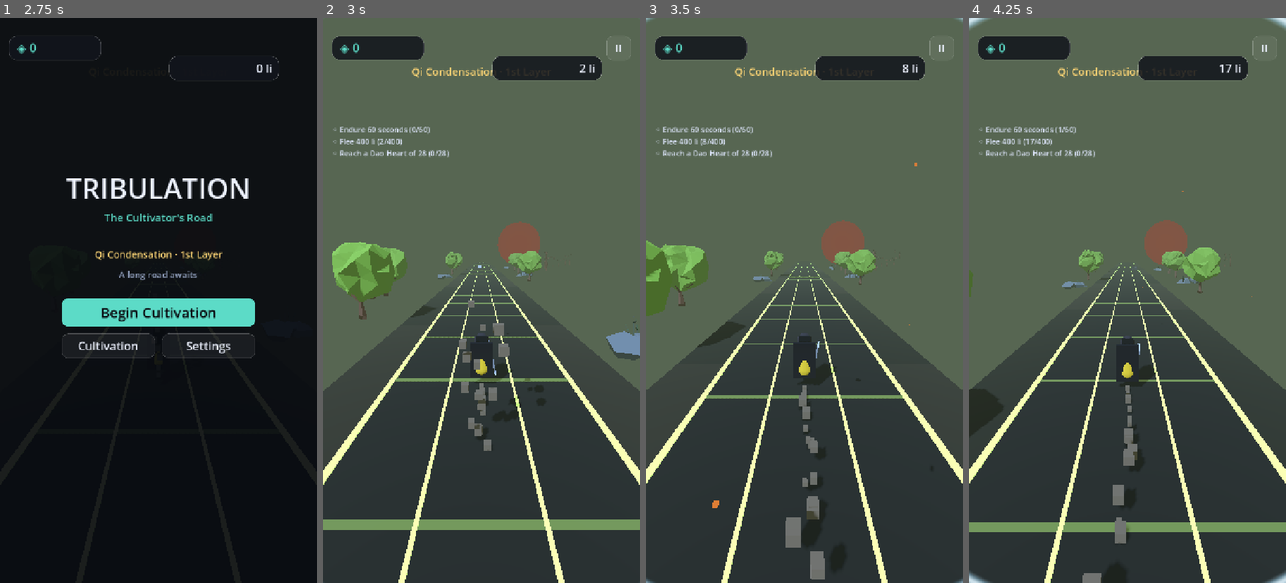
Above: before the commit, frames 1-4 (left to right).
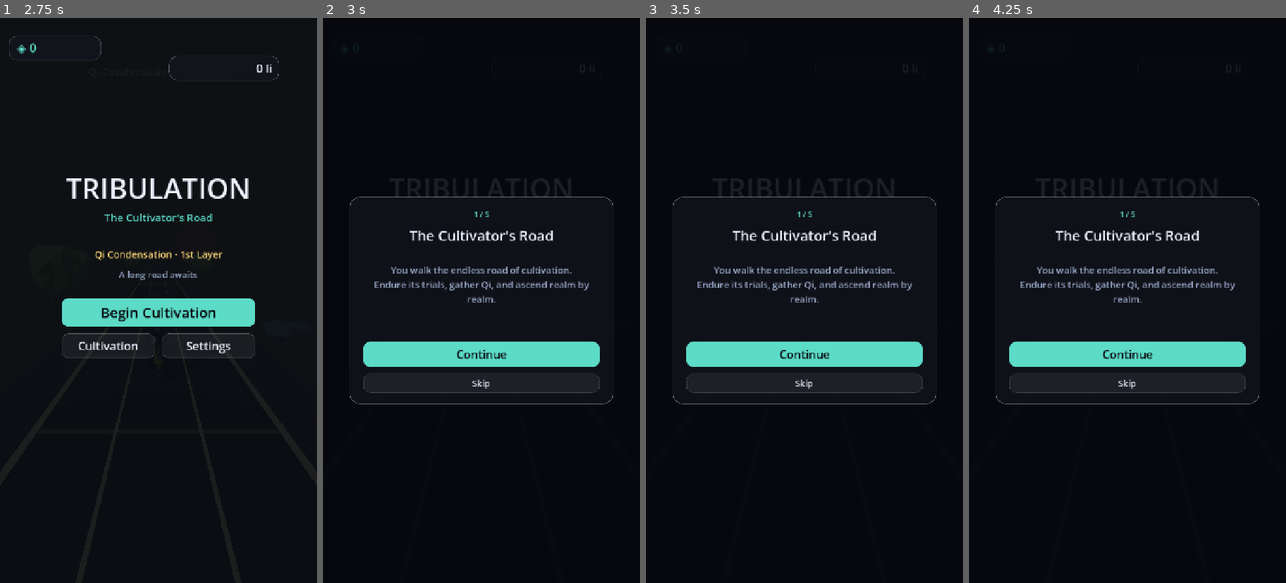
Above: after the commit, the same moments.

Repository: DanielEleojo/tribulation
Game: Godot game, scene res://scenes/splash.tscn
Two runs of this game, one before a commit and one after it. Both use one fixed random seed, a clock stepped at 60 frames per second and the inputs below.
Inputs (mouse positions are in pixels of both pictures, inside the frame that each line leads up to):
- Up to frame 1 (2.75 s): tap Enter (restart) at 0.5, 1.25, 2 s; move the mouse to (228, 272) at 0.52 s; hold Right (move_right) 0.53-1.25 s; hold Down (slide) 0.53-1.25 s; click (228, 272) at 0.67 s; tap Space (jump) at 0.77, 0.8, 1.07 s; drag from (95, 328) to (142, 413) at 1.27 s; move the mouse to (190, 176) at 2.02 s; hold Right (move_right) from 2.03 s (still down); hold Space (jump) from 2.03 s (still down); tap F (slash) at 2.1 s; click (190, 176) at 2.17 s
- Up to frame 2 (3 s): release Right (move_right) at 2.75 s; release Space (jump) at 2.75 s; click "Begin Cultivation" at 2.75 s
- Up to frame 3 (3.5 s): no input
- Up to frame 4 (4.25 s): click (1127, 311) at 3.5 s, where only the run after the commit has a clickable "Begin Cultivation"

Frame 1 is identical in both runs. In frame 2, 96% of the frame differs, in the area x 0-100%, y 0-100%; in frame 3, 96%; in frame 4, 96%.

Commit message:
T1: onboarding tutorial — coached first-run controls
- 5-step overlay (intro/lane/leap/slide/ascend) on first launch before the run
- gesture detection via overlay gui_input + key polling; Skip + Esc to bail
- persisted ([meta]tutorial_done); replay from Settings -> How to Play
- start_game() gates first run into the tutorial, then resumes
- headless: triggers, advances, finishes+persists, relaunch skips

Co-Authored-By: Claude Opus 4.8 (1M context) <noreply@anthropic.com>

Diff:
--- a/scripts/game.gd
+++ b/scripts/game.gd
@@ -48,6 +48,16 @@
 var _autosave_t: float = 20.0
 var _spent: int = 0                    # lifetime stones spent on upgrades (realm uses EARNED `total`)
 var _upgrades: Dictionary = {}         # id -> level, persisted
+
+# --- onboarding + retention meta (all persisted) ---
+var _tutorial_done: bool = false       # first-run controls tutorial shown?
+var _daily_last_day: int = -1          # day-number (UTC) of the last daily Qi claim
+var _daily_streak: int = 0             # consecutive-day claim streak
+var _stat_runs: int = 0                # lifetime runs begun
+var _stat_foes: int = 0                # lifetime foes slain
+var _stat_tribs: int = 0              # lifetime Tribulations survived
+var _stat_deaths: int = 0             # lifetime deaths
+var _ach_unlocked: Array = []          # earned achievement ids
 
 # --- Audio settings (0..1 linear), persisted in [audio]; applied to audio buses ---
 var _music_vol: float = 0.8
@@ -648,6 +658,15 @@
 		_music_vol = clampf(float(c.get_value("audio", "music", 0.8)), 0.0, 1.0)
 		_sfx_vol = clampf(float(c.get_value("audio", "sfx", 0.9)), 0.0, 1.0)
 		_muted = bool(c.get_value("audio", "muted", false))
+		_tutorial_done = bool(c.get_value("meta", "tutorial_done", false))
+		_daily_last_day = int(c.get_value("daily", "last_day", -1))
+		_daily_streak = int(c.get_value("daily", "streak", 0))
+		_stat_runs = int(c.get_value("stats", "runs", 0))
+		_stat_foes = int(c.get_value("stats", "foes", 0))
+		_stat_tribs = int(c.get_value("stats", "tribs", 0))
+		_stat_deaths = int(c.get_value("stats", "deaths", 0))
+		var au = c.get_value("ach", "unlocked", "")
+		_ach_unlocked = (String(au).split(",", false)) if String(au) != "" else []
 
 func _save() -> void:
 	var c := ConfigFile.new()
@@ -661,6 +680,14 @@
 	c.set_value("audio", "music", _music_vol)
 	c.set_value("audio", "sfx", _sfx_vol)
 	c.set_value("audio", "muted", _muted)
+	c.set_value("meta", "tutorial_done", _tutorial_done)
+	c.set_value("daily", "last_day", _daily_last_day)
+	c.set_value("daily", "streak", _daily_streak)
+	c.set_value("stats", "runs", _stat_runs)
+	c.set_value("stats", "foes", _stat_foes)
+	c.set_value("stats", "tribs", _stat_tribs)
+	c.set_value("stats", "deaths", _stat_deaths)
+	c.set_value("ach", "unlocked", ",".join(_ach_unlocked))
 	c.save("user://tribulation.cfg")
 
 ## Called by the player after a slash kills enemies. Charges Qi; bursts at max.
@@ -865,8 +892,20 @@
 		or Input.is_action_just_pressed("move_right") \
 		or Input.is_action_just_pressed("restart")
 
+## First-ever start teaches the controls before the run begins; the tutorial then
+## calls back into start_game() once tutorial_done is set.
+func mark_tutorial_done() -> void:
+	_tutorial_done = true
+	_save()
+
+func is_tutorial_done() -> bool:
+	return _tutorial_done
+
 func start_game() -> void:
 	if started:
+		return
+	if not _tutorial_done and _hud != null and _hud.has_method("begin_tutorial"):
+		_hud.begin_tutorial(true)
 		return
 	started = true
 	_sfx("start")
--- a/scripts/hud.gd
+++ b/scripts/hud.gd
@@ -66,6 +66,33 @@
 var _death_stats: Label
 var _paused: bool = false
 
+# ---- onboarding tutorial ----
+var _tut_root: Control
+var _tut_count: Label
+var _tut_title: Label
+var _tut_body: Label
+var _tut_cont: Button
+var _tut_skip: Button
+var _tut_active: bool = false
+var _tut_step: int = 0
+var _tut_then_start: bool = false
+var _tut_touch_start: Vector2 = Vector2.ZERO
+var _tut_touching: bool = false
+const _TUT_STEPS := [
+	{"type": "info", "title": "The Cultivator's Road",
+	 "body": "You walk the endless road of cultivation.\nEndure its trials, gather Qi, and ascend realm by realm.",
+	 "btn": "Continue"},
+	{"type": "gesture", "need": ["left", "right"], "title": "Change Lane",
+	 "body": "Swipe LEFT or RIGHT   ( ◀ ▶ / A · D )\nto step between the three lanes.\n\nTry it now."},
+	{"type": "gesture", "need": ["up"], "title": "Leap",
+	 "body": "Swipe UP   ( ▲ / Space )\nto leap over Stone Wards.\n\nTry it now."},
+	{"type": "gesture", "need": ["down"], "title": "Slide",
+	 "body": "Swipe DOWN   ( ▼ / S )\nto slide under Spirit Barriers.\n\nTry it now."},
+	{"type": "info", "title": "Ascend",
+	 "body": "New arts awaken as you ascend — Qi Leap, sword-qi, even flight. Your major realm is saved; a fall costs only this layer's progress.",
+	 "btn": "Begin Cultivation"},
+]
+
 
 func _game():
 	if _game_ref == null:
@@ -85,6 +112,7 @@
 	_build_pause()
 	_build_settings()
 	_build_death()
+	_build_tutorial()
 	call_deferred("_build_shop")
 
 
@@ -438,6 +466,11 @@
 
 	var sp2 := Control.new(); sp2.size_flags_vertical = Control.SIZE_EXPAND_FILL; v.add_child(sp2)
 
+	var howto := _btn("How to Play", "ghost", 22)
+	howto.custom_minimum_size = Vector2(0, 54)
+	howto.pressed.connect(func(): _show_overlay(_settings_root, false); begin_tutorial(false))
+	v.add_child(howto)
+
 	_reset_btn = _btn("Reset Cultivation", "danger", 22)
 	_reset_btn.custom_minimum_size = Vector2(0, 54)
 	_reset_btn.pressed.connect(_on_reset)
@@ -532,6 +565,149 @@
 		g.restart()   # reloads the scene -> back to the title
 
 
+# ================================================================ onboarding tutorial
+func _sfx(n: String) -> void:
+	var s = get_tree().get_first_node_in_group("sound")
+	if s != null:
+		s.play(n)
+
+
+func _build_tutorial() -> void:
+	# STOP root so it owns input; we read swipes off its own gui_input (no dependency
+	# on the gameplay swipe detector), and poll keys in _process.
+	_tut_root = Control.new()
+	_tut_root.set_anchors_preset(Control.PRESET_FULL_RECT)
+	_tut_root.mouse_filter = Control.MOUSE_FILTER_STOP
+	_tut_root.process_mode = Node.PROCESS_MODE_ALWAYS
+	_tut_root.gui_input.connect(_tut_on_gui)
+	var bg := ColorRect.new()
+	bg.set_anchors_preset(Control.PRESET_FULL_RECT)
+	bg.color = Color(0.02, 0.03, 0.05, 0.90)
+	bg.mouse_filter = Control.MOUSE_FILTER_IGNORE
+	_tut_root.add_child(bg)
+	add_child(_tut_root)
+	var card := _card(_tut_root, 600, 470)
+	card.mouse_filter = Control.MOUSE_FILTER_IGNORE   # let practice swipes cross the card
+	var v := VBoxContainer.new()
+	v.set_anchors_preset(Control.PRESET_FULL_RECT)
+	v.offset_left = 32; v.offset_right = -32; v.offset_top = 28; v.offset_bottom = -26
+	v.add_theme_constant_override("separation", 14)
+	v.mouse_filter = Control.MOUSE_FILTER_IGNORE
+	card.add_child(v)
+	_tut_count = _label("", 16, ACCENT, HORIZONTAL_ALIGNMENT_CENTER)
+	v.add_child(_tut_count)
+	_tut_title = _label("", 32, TEXT, HORIZONTAL_ALIGNMENT_CENTER)
+	v.add_child(_tut_title)
+	_tut_body = _label("", 21, DIM, HORIZONTAL_ALIGNMENT_CENTER)
+	_tut_body.autowrap_mode = TextServer.AUTOWRAP_WORD_SMART
+	_tut_body.custom_minimum_size = Vector2(0, 150)
+	_tut_body.vertical_alignment = VERTICAL_ALIGNMENT_CENTER
+	v.add_child(_tut_body)
+	var sp := Control.new(); sp.size_flags_vertical = Control.SIZE_EXPAND_FILL
+	sp.mouse_filter = Control.MOUSE_FILTER_IGNORE; v.add_child(sp)
+	_tut_cont = _btn("Continue", "primary", 26)
+	_tut_cont.custom_minimum_size = Vector2(0, 58)
+	_tut_cont.pressed.connect(_tut_advance)
+	v.add_child(_tut_cont)
+	_tut_skip = _btn("Skip", "ghost", 20)
+	_tut_skip.custom_minimum_size = Vector2(0, 42)
+	_tut_skip.pressed.connect(_tut_skip_all)
+	v.add_child(_tut_skip)
+	_tut_root.visible = false
+
+
+## then_start=true: first-run flow (start the game when done). false: replay from Settings.
+func begin_tutorial(then_start: bool = true) -> void:
+	if _tut_active:
+		return
+	_tut_active = true
+	_tut_then_start = then_start
+	_tut_step = 0
+	_show_overlay(_tut_root, true)
+	_tut_render()
+
+
+func _tut_render() -> void:
+	var s = _TUT_STEPS[_tut_step]
+	_tut_count.text = "%d / %d" % [_tut_step + 1, _TUT_STEPS.size()]
+	_tut_title.text = String(s["title"])
+	_tut_body.text = String(s["body"])
+	var is_info: bool = s["type"] == "info"
+	_tut_cont.visible = is_info
+	if is_info:
+		_tut_cont.text = String(s.get("btn", "Continue"))
+	_tut_skip.visible = _tut_step < _TUT_STEPS.size() - 1
+
+
+func _tut_next() -> void:
+	if _tut_step >= _TUT_STEPS.size() - 1:
+		_tut_finish()
+	else:
+		_tut_step += 1
+		_tut_render()
+
+
+func _tut_advance() -> void:        # info-step "Continue/Begin" button
+	_sfx("orb")
+	_tut_next()
+
+
+func _tut_gesture(kind: String) -> void:
+	if not _tut_active:
+		return
+	var s = _TUT_STEPS[_tut_step]
+	if s["type"] != "gesture":
+		return
+	if kind in s["need"]:
+		_sfx("orb")
+		flash(ACCENT)
+		_tut_next()
+
+
+func _tut_skip_all() -> void:
+	_tut_finish()
+
+
+func _tut_finish() -> void:
+	_tut_active = false
+	_show_overlay(_tut_root, false)
+	var g = _game()
+	if g != null and g.has_method("mark_tutorial_done"):
+		g.mark_tutorial_done()
+	if _tut_then_start and g != null:
+		g.start_game()
+
+
+## Read swipes directly off the overlay (works with emulate_touch_from_mouse too).
+func _tut_on_gui(event: InputEvent) -> void:
+	if not _tut_active:
+		return
+	if event is InputEventScreenTouch:
+		if event.pressed:
+			_tut_touch_start = event.position
+			_tut_touching = true
+		elif _tut_touching:
+			_tut_touching = false
+			var d: Vector2 = event.position - _tut_touch_start
+			if absf(d.x) < 60.0 and absf(d.y) < 60.0:
+				return
+			if absf(d.x) > absf(d.y):
+				_tut_gesture("right" if d.x > 0.0 else "left")
+			else:
+				_tut_gesture("down" if d.y > 0.0 else "up")
+
+
+func _tut_poll_keys() -> void:
+	if Input.is_action_just_pressed("move_left"):
+		_tut_gesture("left")
+	elif Input.is_action_just_pressed("move_right"):
+		_tut_gesture("right")
+	elif Input.is_action_just_pressed("jump"):
+		_tut_gesture("up")
+	elif Input.is_action_just_pressed("slide"):
+		_tut_gesture("down")
+
+
 # ================================================================ death card
 func _build_death() -> void:
 	_death_root = _full_overlay(0.80)
@@ -568,7 +744,9 @@
 func _input(event: InputEvent) -> void:
 	if event.is_action_pressed("ui_cancel"):
 		var g = _game()
-		if _settings_root != null and _settings_root.visible:
+		if _tut_active:
+			_tut_skip_all()
+		elif _settings_root != null and _settings_root.visible:
 			_show_overlay(_settings_root, false)
 		elif _shop_root != null and _shop_root.visible:
 			_show_overlay(_shop_root, false)
@@ -679,6 +857,8 @@
 
 
 func _process(_delta: float) -> void:
+	if _tut_active:
+		_tut_poll_keys()
 	if player != null:
 		distance_label.text = "%d li" % player.get_distance()
 
Not shown, changed: devlog.txt
